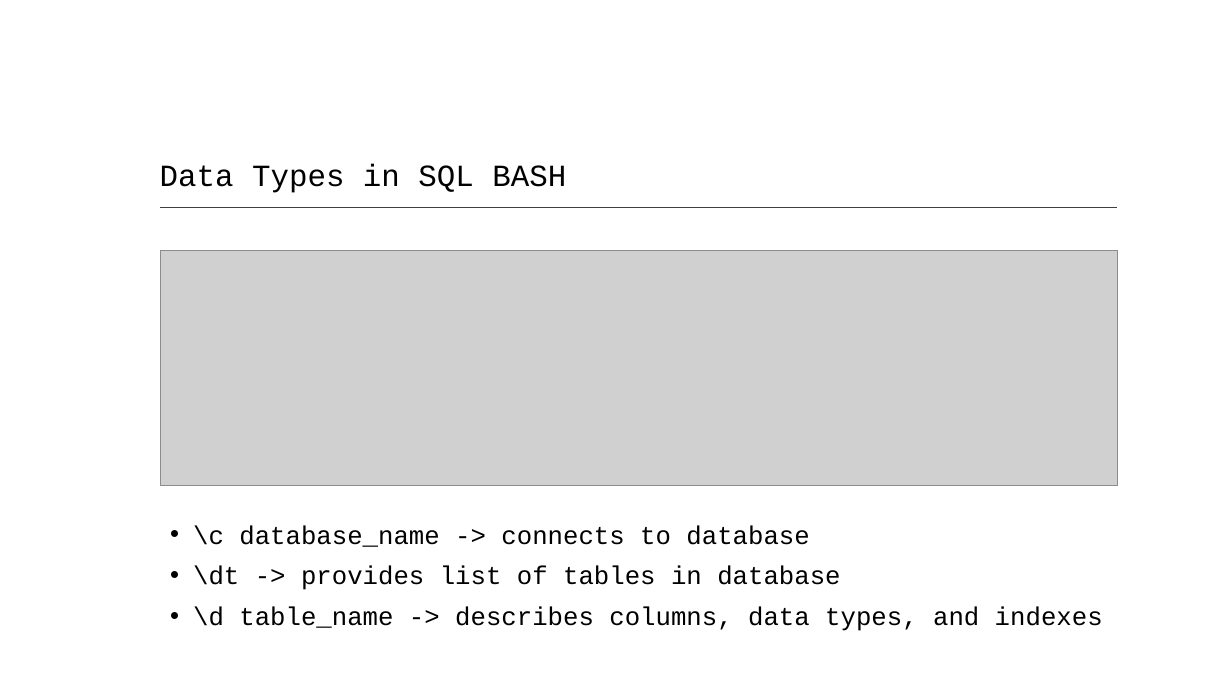
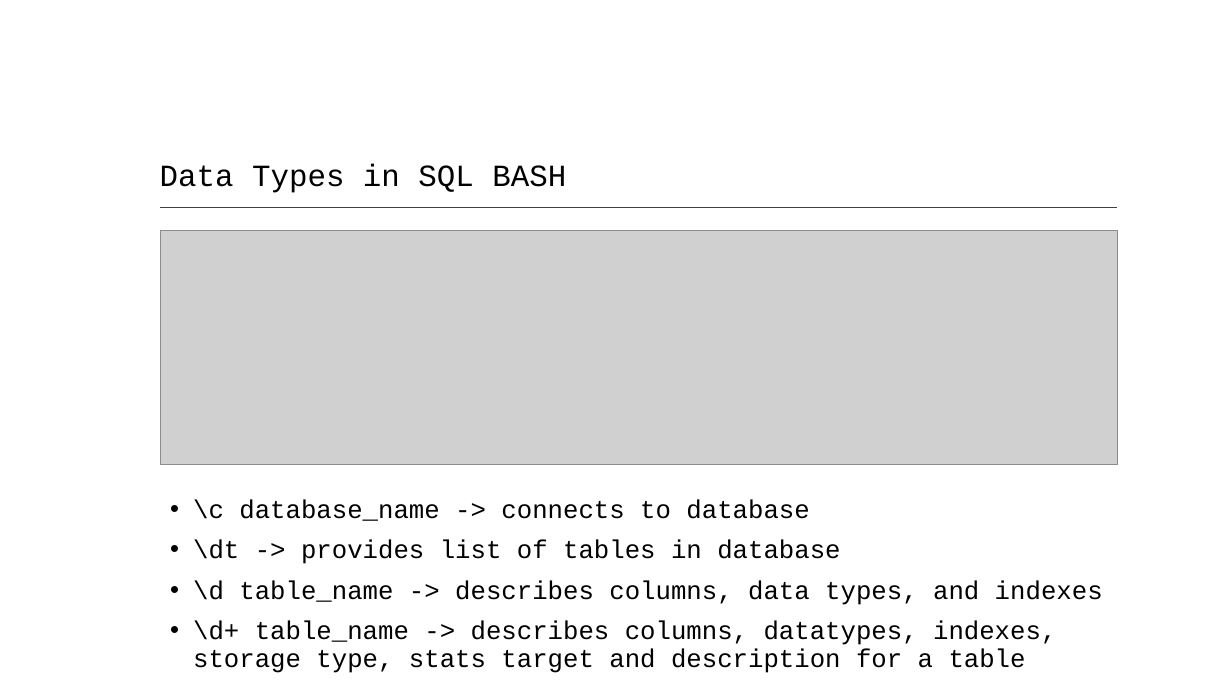
Before and after one commit to VadimAcosta/timestamps_and_intervals, a slide deck: slide 15 of times_and_dates.pptx (slide 6 before the commit). Drawn at 1232x693 pixels with LibreOffice and Linux fonts; fonts in the diff are those of the drawing; grey boxes stand for pictures. Boxes give left, top, right and bottom in pixels: in the first picture for what was removed or moved away, otherwise in the second. Text is boxed around its words. In the diff, an @@ line names an element or a change of style, - is before the commit and + after.

```diff
--- a/times_and_dates.pptx
+++ b/times_and_dates.pptx
@@ picture: place and size @@
-picture at box(161, 250, 1118, 485)
+picture at box(161, 230, 1118, 465)
@@ text "\c database_name -> connects to ...": place and size @@
-text "\c database_name -> connects to ..." at box(193, 525, 1103, 631)
+text "\c database_name -> connects to ..." at box(193, 499, 1103, 673)
@@ text at box(193, 620, 1056, 673): paragraph added @@
+• \d+ table_name -> describes columns, datatypes, indexes, storage type, stats target and description for a table
```
Also in this commit, not shown: 6 other slides changed, 14 slides added.
